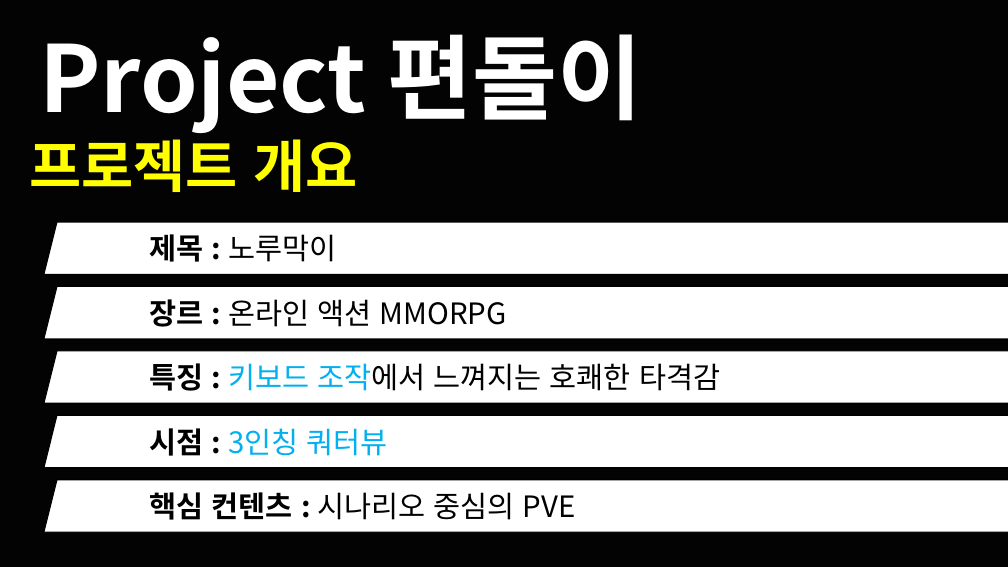
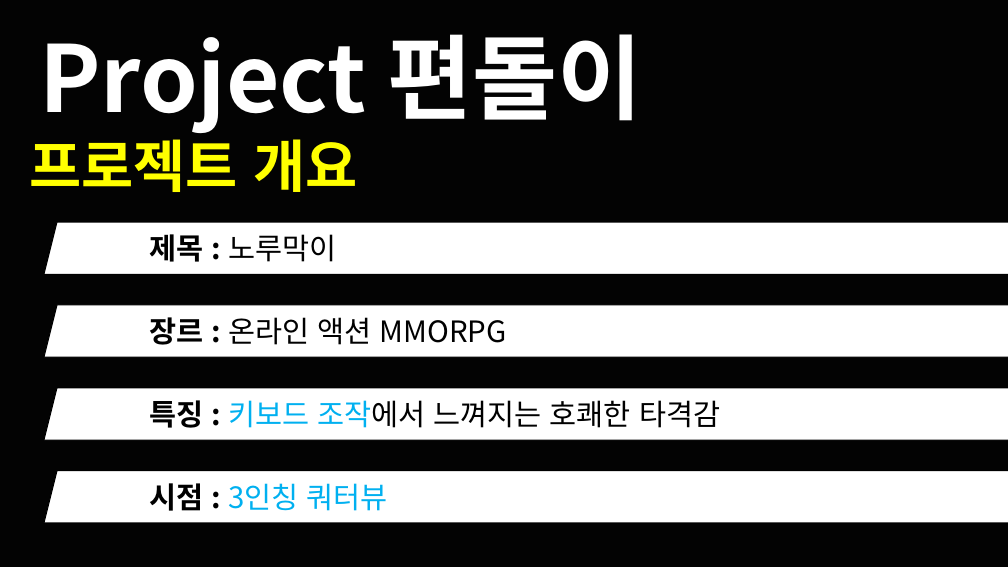
Before and after one commit to korleinster/gamebusdriver, a slide deck: slide 2 of documents/노루막이_김형준_신창섭_홍승필_허지훈.pptx. Drawn at 1008x567 pixels with LibreOffice and Linux fonts; fonts in the diff are those of the drawing; background and template pictures are left out. Boxes give left, top, right and bottom in pixels: in the first picture for what was removed or moved away, otherwise in the second. Text is boxed around its words. In the diff, an @@ line names an element or a change of style, - is before the commit and + after.

```diff
--- a/documents/노루막이_김형준_신창섭_홍승필_허지훈.pptx
+++ b/documents/노루막이_김형준_신창섭_홍승필_허지훈.pptx
@@ parallelogram "장르 : 온라인 액션 MMORPG": place and size @@
-parallelogram "장르 : 온라인 액션 MMORPG" at [44, 287, 1008, 339]
+parallelogram "장르 : 온라인 액션 MMORPG" at [44, 305, 1008, 357]
@@ parallelogram "특징 : 키보드 조작에서 느껴지는 ...": place and size @@
-parallelogram "특징 : 키보드 조작에서 느껴지는 ..." at [44, 351, 1008, 403]
+parallelogram "특징 : 키보드 조작에서 느껴지는 ..." at [44, 388, 1008, 440]
@@ parallelogram "시점 : 3인칭 쿼터뷰": place and size @@
-parallelogram "시점 : 3인칭 쿼터뷰" at [44, 415, 1008, 467]
+parallelogram "시점 : 3인칭 쿼터뷰" at [44, 471, 1008, 523]
@@ parallelogram removed at [44, 480, 1008, 532] @@
-핵심 컨텐츠 : 시나리오 중심의 PVE
```
Also in this commit, not shown: 8 other slides changed, 2 slides added.
